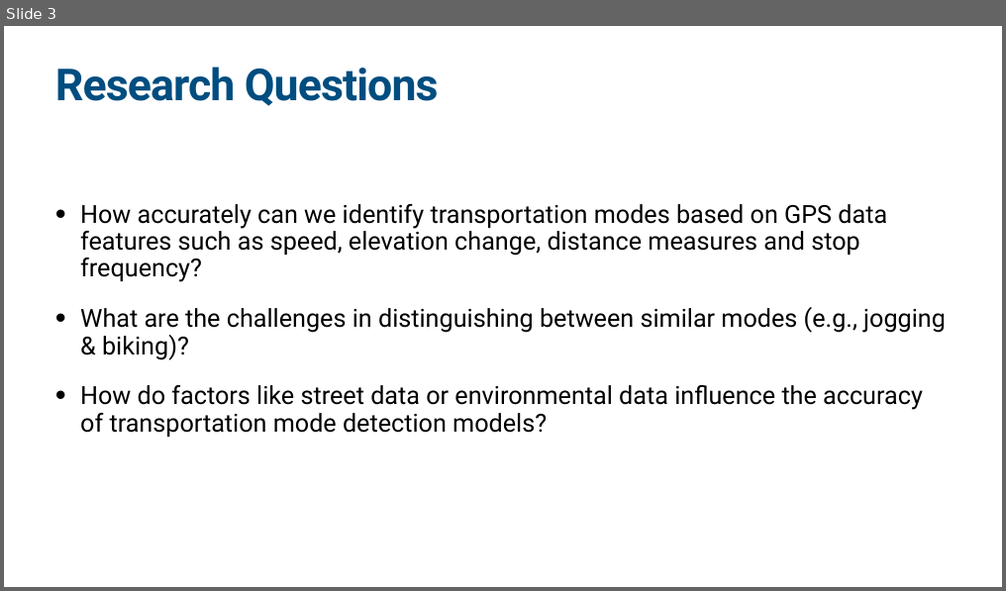
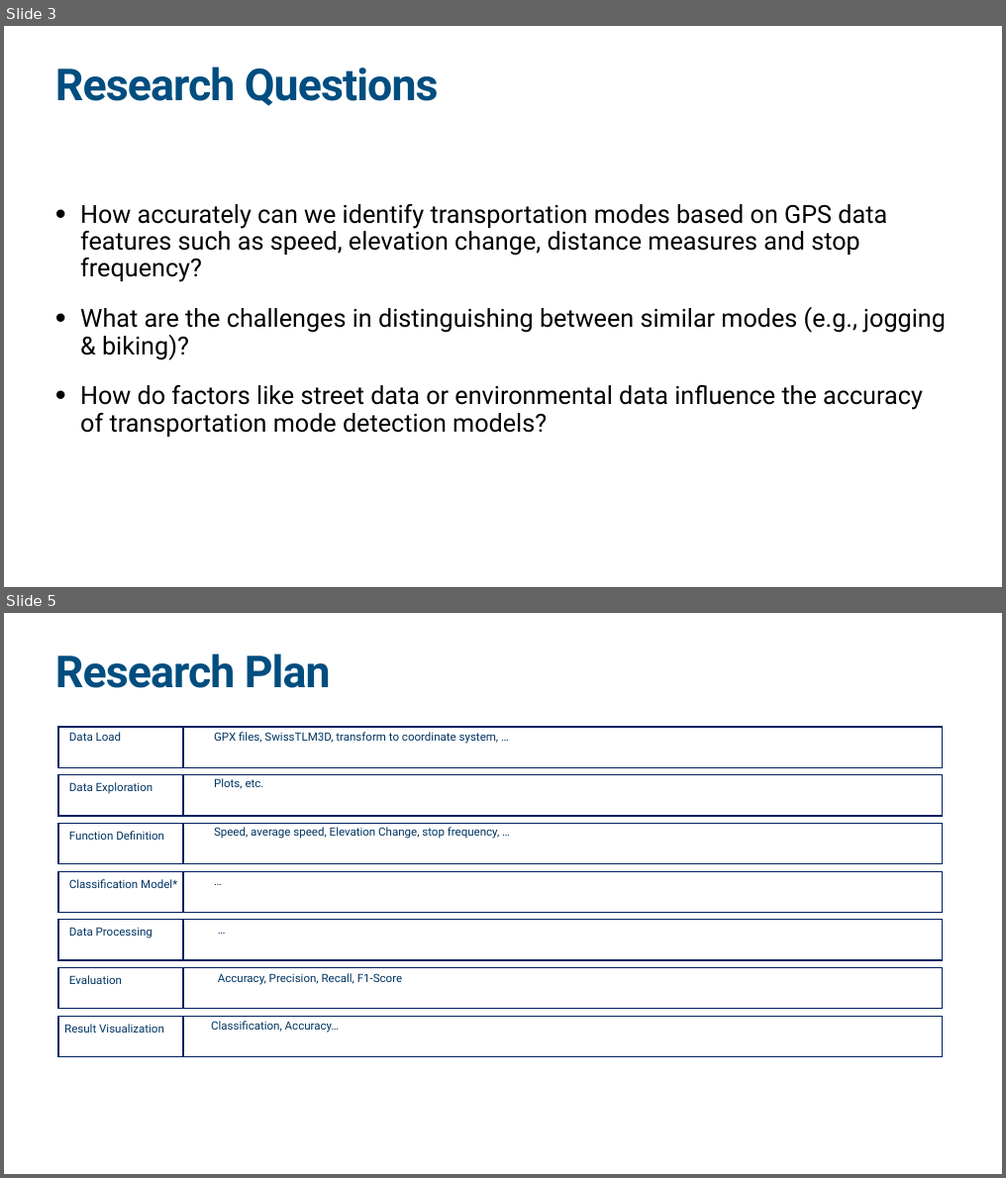
Before and after one commit to jonglr/GEO880-Project, a slide deck: Presentation.pptx. Shown one above the other, each under a label of ours: slide 3 before the commit, slides 3 and 5 after it; the slides between them are not shown. The pictures are 1006x591 and 1006x1178 pixels, drawn with LibreOffice and Linux fonts; fonts in the diff are those of the drawing. Boxes give left, top, right and bottom in pixels: in the first picture for what was removed or moved away, otherwise in the second. Text is boxed around its words. In the diff, an @@ line names an element or a change of style, - is before the commit and + after.

```diff
--- a/Presentation.pptx
+++ b/Presentation.pptx
@@ slide 5 added at bbox=[4, 613, 1002, 1174], background #FFFFFF @@
@@ title added at bbox=[55, 654, 331, 688], 85 pt, text #004D80, bold @@
+Research Plan
@@ rectangle added at bbox=[58, 727, 183, 767], outline #002060 2.25 pt @@
@@ rectangle added at bbox=[183, 727, 942, 767], outline #002060 2.25 pt @@
@@ text added at bbox=[69, 732, 122, 741], 22 pt, text #003462 @@
+Data Load
@@ text added at bbox=[214, 732, 499, 744], 22 pt, text #003462 @@
+GPX files, SwissTLM3D, transform to coordinate system, …
@@ rectangle added at bbox=[58, 775, 183, 816], outline #002060 2.25 pt @@
@@ text added at bbox=[69, 782, 153, 794], 22 pt, text #003462 @@
+Data Exploration
@@ rectangle added at bbox=[183, 775, 942, 816], outline #002060 2.25 pt @@
@@ text added at bbox=[214, 778, 264, 789], 22 pt, text #003462 @@
+Plots, etc.
@@ rectangle added at bbox=[58, 823, 183, 864], outline #002060 2.25 pt @@
@@ text added at bbox=[69, 831, 164, 840], 22 pt, text #003462 @@
+Function Definition
@@ rectangle added at bbox=[183, 823, 942, 864], outline #002060 2.25 pt @@
@@ text added at bbox=[214, 827, 499, 839], 22 pt, text #003462 @@
+Speed, average speed, Elevation Change, stop frequency, …
@@ rectangle added at bbox=[58, 871, 183, 912], outline #002060 2.25 pt @@
@@ text added at bbox=[69, 879, 177, 888], 22 pt, text #003462 @@
+Classification Model*
@@ rectangle added at bbox=[183, 871, 942, 912], outline #002060 2.25 pt @@
@@ text added at bbox=[212, 862, 671, 903], 22 pt, text #003462 @@
+…
@@ rectangle added at bbox=[58, 920, 183, 960], outline #002060 2.25 pt @@
@@ text added at bbox=[69, 927, 152, 939], 22 pt, text #003462 @@
+Data Processing
@@ rectangle added at bbox=[183, 920, 942, 960], outline #002060 2.25 pt @@
@@ text added at bbox=[216, 911, 675, 952], 22 pt, text #003462 @@
+…
@@ rectangle added at bbox=[58, 968, 183, 1009], outline #002060 2.25 pt @@
@@ rectangle added at bbox=[183, 968, 942, 1009], outline #002060 2.25 pt @@
@@ text added at bbox=[69, 975, 122, 984], 22 pt, text #003462 @@
+Evaluation
@@ text added at bbox=[218, 973, 402, 985], 22 pt, text #003462 @@
+Accuracy, Precision, Recall, F1-Score
@@ rectangle added at bbox=[58, 1016, 183, 1058], outline #002060 2.25 pt @@
@@ text added at bbox=[64, 1024, 164, 1033], 22 pt, text #003462 @@
+Result Visualization
@@ rectangle added at bbox=[183, 1016, 942, 1058], outline #002060 2.25 pt @@
@@ text added at bbox=[211, 1021, 339, 1033], 22 pt, text #003462 @@
+Classification, Accuracy…
```
Also in this commit, not shown: 3 slides changed, 1 other slide added, 1 slide removed, 1 other file.
